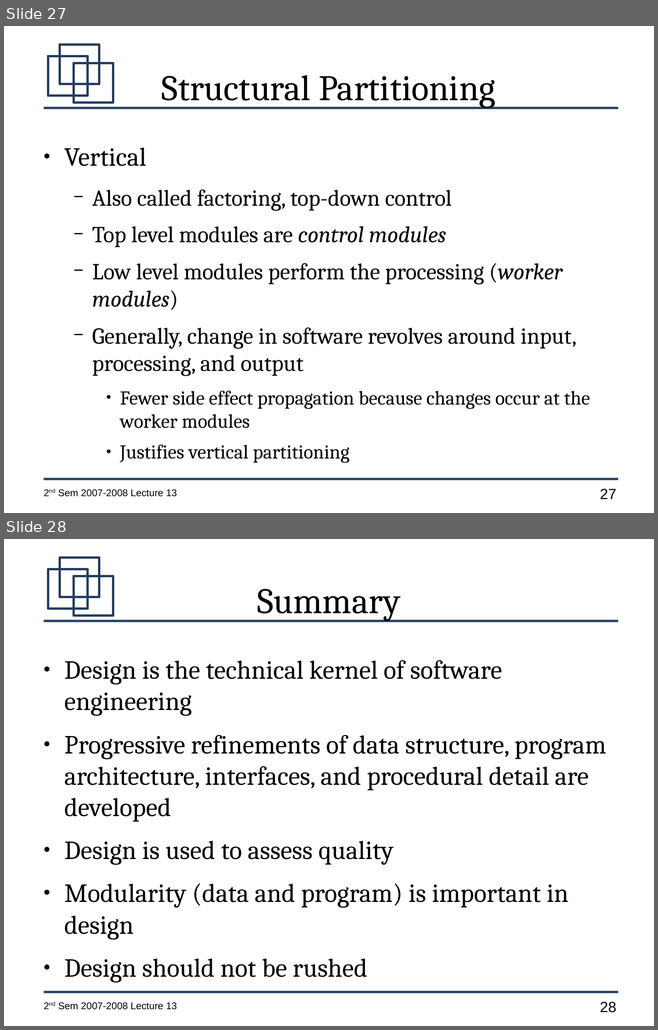
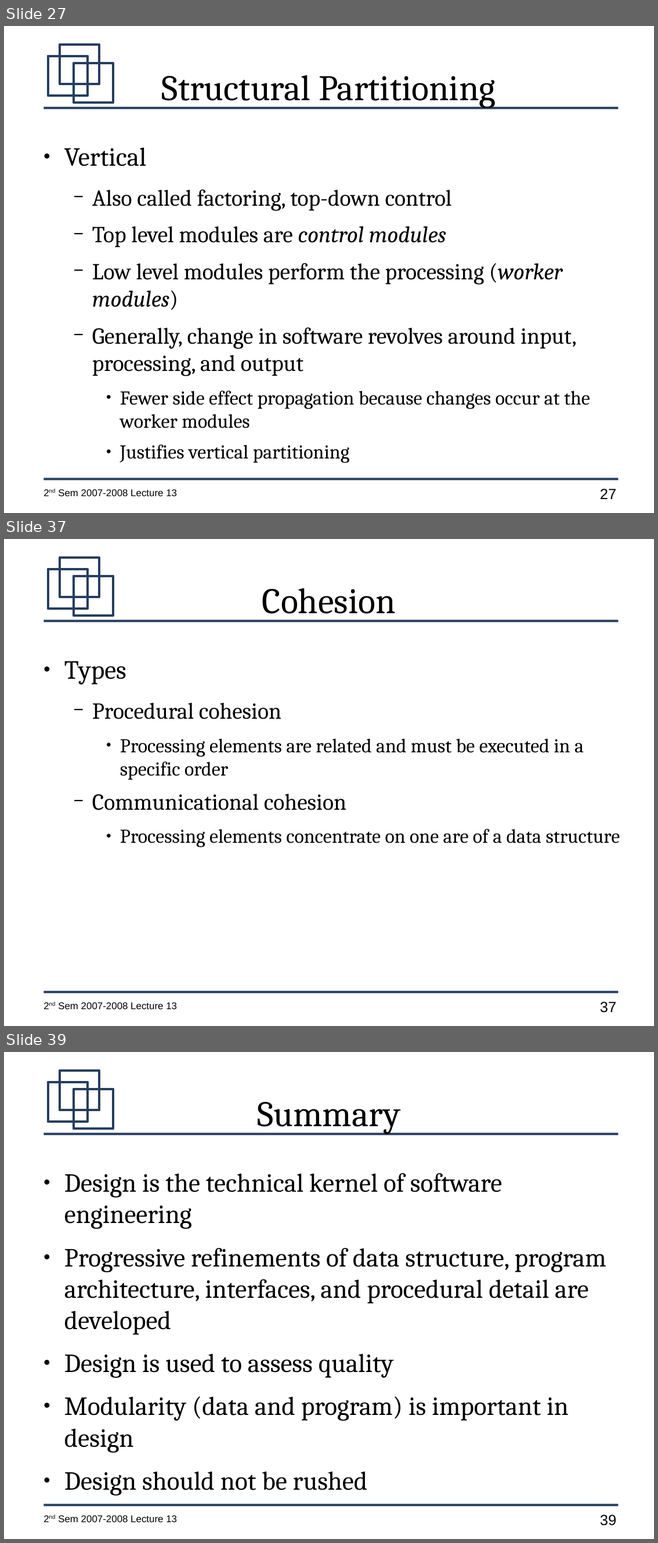
Before and after one commit to jachermocilla/jach-homepage, a slide deck: CMSC128-2nd-Sem-2007-L13.odp. Shown one above the other, each under a label of ours: slides 27 and 28 before the commit, slides 27, 37 and 39 after it; the slides between them are not shown. The pictures are 658x1030 and 658x1543 pixels, drawn with LibreOffice and Linux fonts; fonts in the diff are those of the drawing. Boxes give left, top, right and bottom in pixels: in the first picture for what was removed or moved away, otherwise in the second. Text is boxed around its words. In the diff, an @@ line names an element or a change of style, - is before the commit and + after.

```diff
--- a/CMSC128-2nd-Sem-2007-L13.odp
+++ b/CMSC128-2nd-Sem-2007-L13.odp
@@ slide 37 added at (4,539,654,1026), background #FFFFFF; not listed: 7 template elements that a slide beside it also shows @@
@@ title added at (262,588,396,621), 44 pt, text #000000 @@
+Cohesion
@@ text added at (64,661,620,848), 24 pt, text #000000 @@
+● Types
+  − Procedural cohesion
+    ● Processing elements are related and must be executed in a specific order
+  − Communicational cohesion
+    ● Processing elements concentrate on one are of a data structure
@@ what was slide 28 is now slide 39 @@
@@ page number at (600,1515,616,1526): text changed @@
-28
+39
```
Also in this commit, not shown: 10 other slides added.
